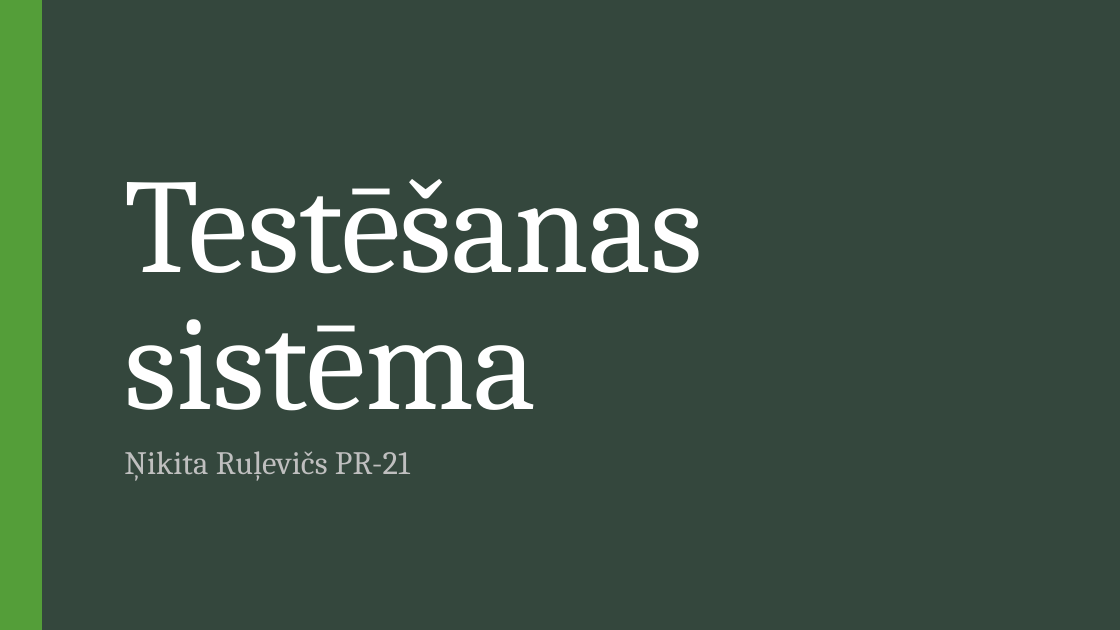
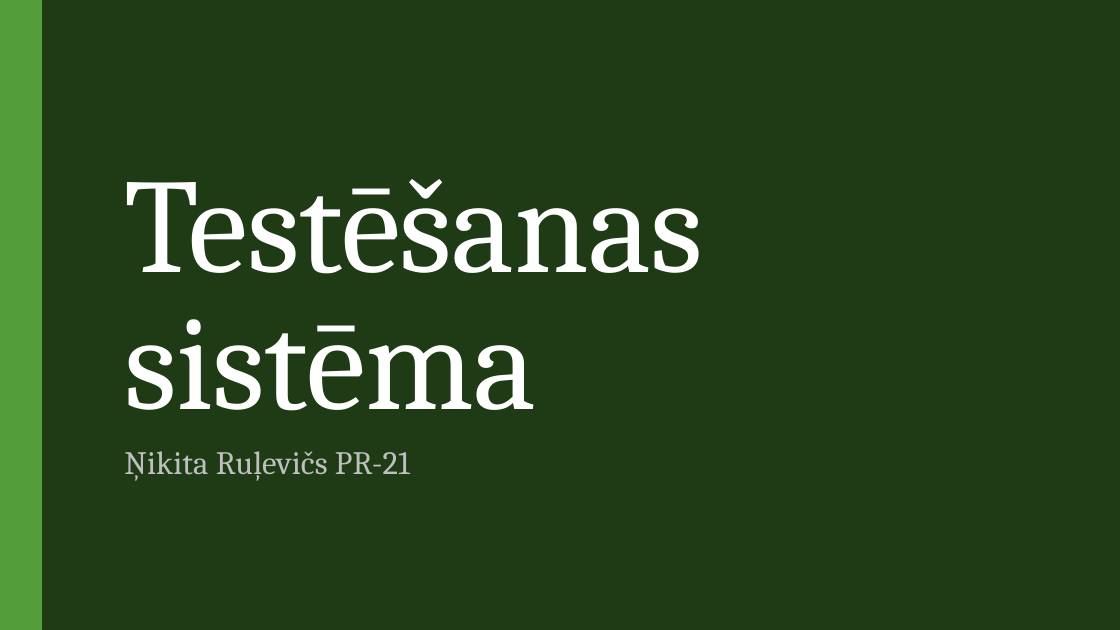
Before and after one commit to klasvill16/PD1_Rulevics, a slide deck: slide 1 of PD1_Prezentacija_Rulevics.pptx. Drawn at 1120x630 pixels with LibreOffice and Linux fonts; fonts in the diff are those of the drawing. Boxes give left, top, right and bottom in pixels: in the first picture for what was removed or moved away, otherwise in the second. Text is boxed around its words. In the diff, an @@ line names an element or a change of style, - is before the commit and + after.

```diff
--- a/PD1_Prezentacija_Rulevics.pptx
+++ b/PD1_Prezentacija_Rulevics.pptx
@@ background #34473D to #1F3B15 @@
```
Also in this commit, not shown: 5 other slides changed, 7 slides added, 16 other files.
